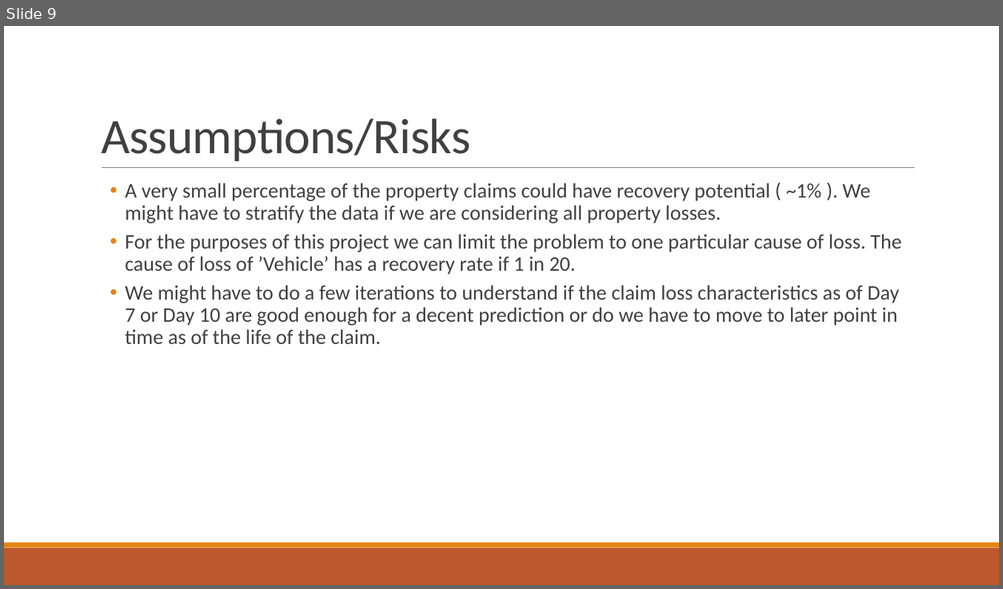
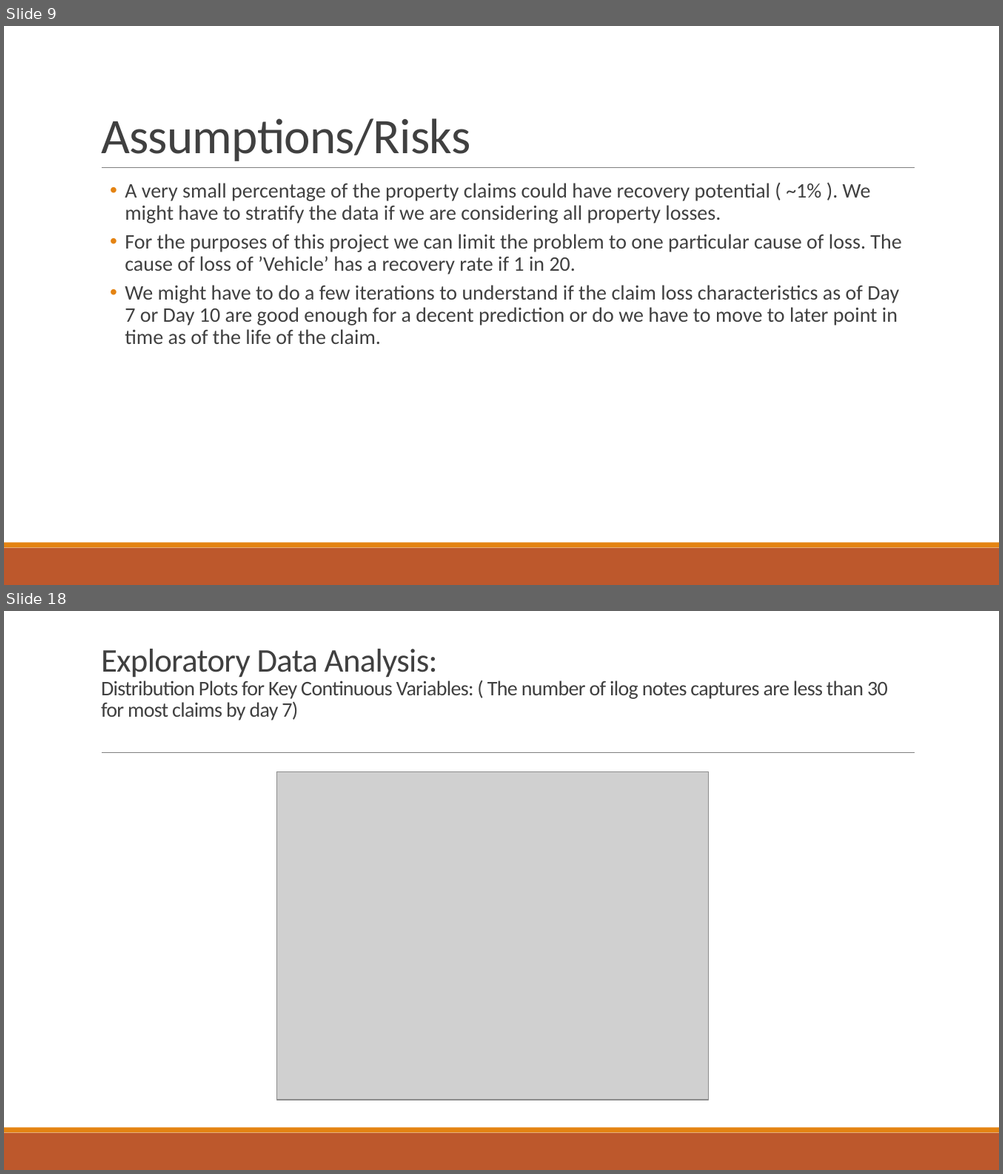
Before and after one commit to hkalavala/DS_SM_15_HK, a slide deck: projects/final-project/GA Project - HK.pptx. Shown one above the other, each under a label of ours: slide 9 before the commit, slides 9 and 18 after it; the slides between them are not shown. The pictures are 1003x589 and 1003x1174 pixels, drawn with LibreOffice and Linux fonts; fonts in the diff are those of the drawing; grey boxes stand for pictures. Boxes give left, top, right and bottom in pixels: in the first picture for what was removed or moved away, otherwise in the second. Text is boxed around its words. In the diff, an @@ line names an element or a change of style, - is before the commit and + after.

```diff
--- a/projects/final-project/GA Project - HK.pptx
+++ b/projects/final-project/GA Project - HK.pptx
@@ slide 18 added at (4,611,999,1170), background #FFFFFF; not listed: 3 template elements that a slide beside it also shows @@
@@ title added at (101,649,888,721), 20 pt, text #404040 @@
+Exploratory Data Analysis:
+Distribution Plots for Key Continuous Variables: ( The number of ilog notes captures are less than 30 for most claims by day 7)
@@ picture added at (276,772,708,1100) @@
```
Also in this commit, not shown: 1 slide changed, 8 other slides added, 1 other file.
